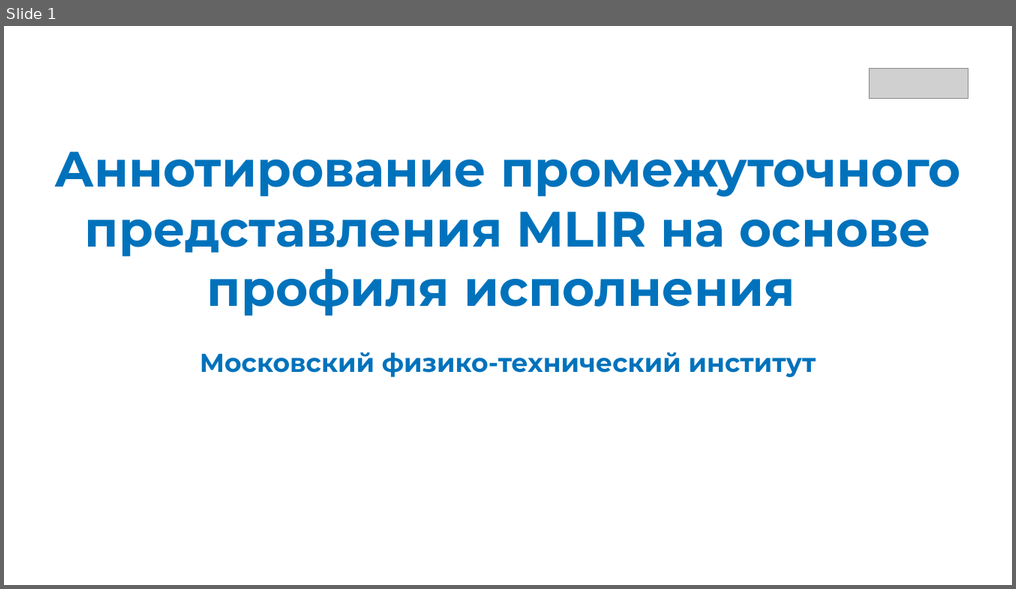
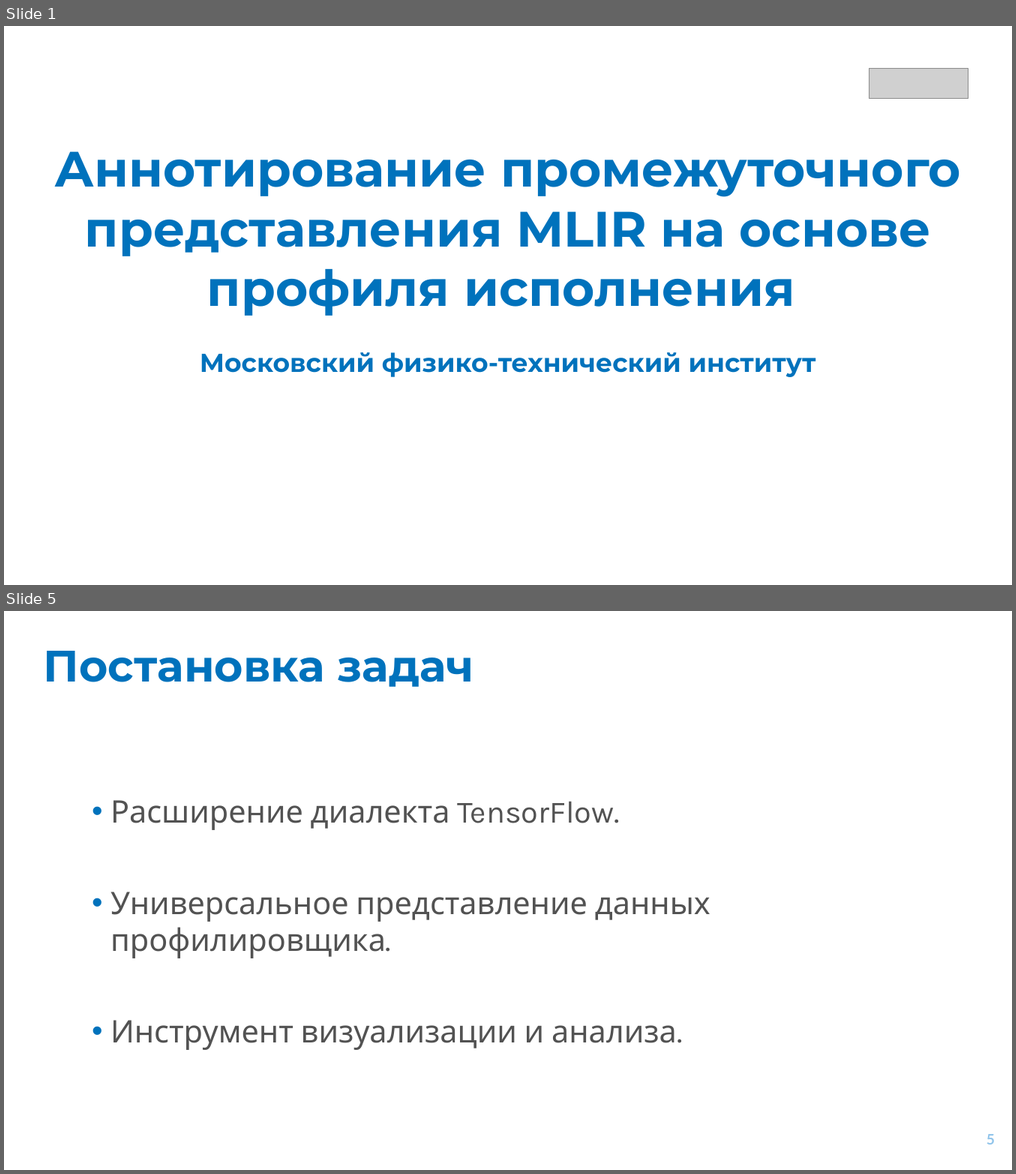
Before and after one commit to alexxRT/mipt-thesis, a slide deck: results/presentation/Presentation.pptx. Shown one above the other, each under a label of ours: slide 1 before the commit, slides 1 and 5 after it; the slides between them are not shown. The pictures are 1016x589 and 1016x1174 pixels, drawn with LibreOffice and Linux fonts; fonts in the diff are those of the drawing; grey boxes stand for pictures; background and template pictures are left out. Boxes give left, top, right and bottom in pixels: in the first picture for what was removed or moved away, otherwise in the second. Text is boxed around its words. In the diff, an @@ line names an element or a change of style, - is before the commit and + after.

Commit message:
update: text and presentation changes

```diff
--- a/results/presentation/Presentation.pptx
+++ b/results/presentation/Presentation.pptx
@@ slide 5 added at (4,611,1012,1170), background #FFFFFF @@
@@ title added at (44,651,474,687), 85 pt, text #0072BC, bold @@
+Постановка задач
@@ text added at (110,800,710,1050), 60 pt, text #525252 @@
+• Расширение диалекта TensorFlow.
+• Универсальное представление данных профилировщика.
+• Инструмент визуализации и анализа.
@@ page number added at (986,1134,995,1144), 28 pt, text #92C5EB, bold @@
+5
```
Also in this commit, not shown: 5 slides changed, 1 other slide added, 1 slide removed, 13 other files.
